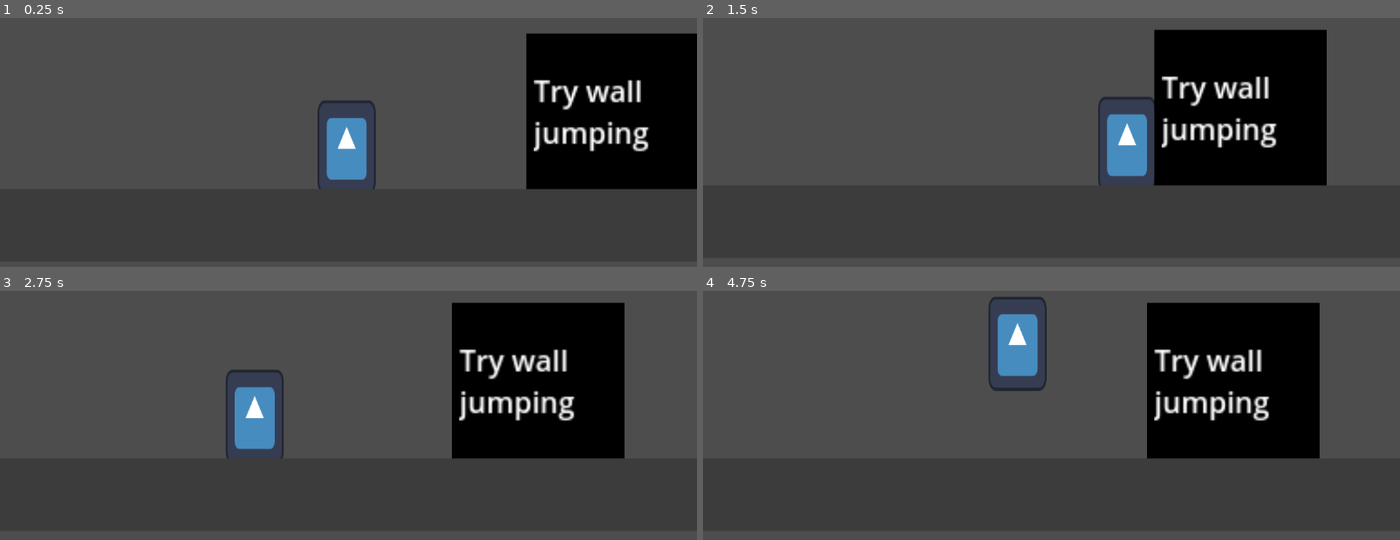
Above: before the commit, frames 1-4 (two rows, left to right).
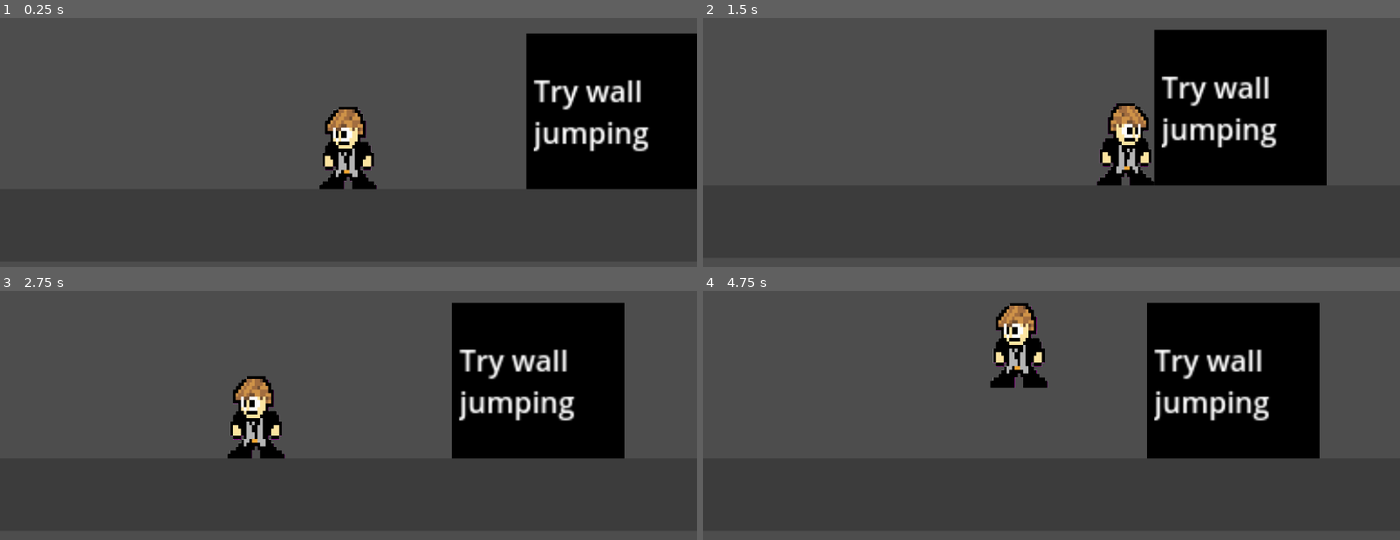
Above: after the commit, the same moments.

Repository: Joogensen/Lumen-Essense
Game: Godot game, scene res://Scenes/main.tscn
Two runs of this game, one before a commit and one after it. Both use one fixed random seed, a clock stepped at 60 frames per second and the inputs below. The engine's default icon, where the game draws it, is replaced by a stand-in: a white triangle on a blue panel in a dark square.
Inputs:
- Up to frame 1 (0.25 s): no input
- Up to frame 2 (1.5 s): hold Right (right) from 0.53 s (still down); tap Space (jump) at 0.77 s
- Up to frame 3 (2.75 s): tap Space (jump) at 1.52 s; release Right (right) at 2.03 s; hold Left (left) from 2.03 s (still down)
- Up to frame 4 (4.75 s): release Left (left) at 2.78 s; hold Right (right) 2.78-4.28 s; tap Space (jump) at 3.02, 3.77, 4.52 s; hold Left (left) from 4.28 s (still down)

The runs differ from the first frame. In frame 1, 2.3% of the frame differs, in the area x 45-55%, y 33-69%; in frame 2, 2.2%; in frame 3, 2.2%; in frame 4, 2.5%, in the area x 40-50%, y 2-41%.

Commit message:
Feature/flip_character

Diff:
--- a/Scenes/player.tscn
+++ b/Scenes/player.tscn
@@ -1,7 +1,7 @@
 [gd_scene load_steps=4 format=3 uid="uid://bcvwccb8d3v58"]
 
 [ext_resource type="Script" path="res://Scripts/playerController.gd" id="1_mtxti"]
-[ext_resource type="Texture2D" uid="uid://d22okabubkob8" path="res://Sprites/icon.svg" id="1_ogtmh"]
+[ext_resource type="Texture2D" uid="uid://cy0p6e46eo7lu" path="res://Sprites/Screenshot_2025-02-12_135822.png" id="2_dqeed"]
 
 [sub_resource type="RectangleShape2D" id="RectangleShape2D_yynyd"]
 size = Vector2(31, 47)
@@ -14,6 +14,6 @@
 shape = SubResource("RectangleShape2D_yynyd")
 
 [node name="Sprite2D" type="Sprite2D" parent="."]
-position = Vector2(-1, 3.8147e-06)
-scale = Vector2(0.25, 0.40625)
-texture = ExtResource("1_ogtmh")
+position = Vector2(-1, 0.668947)
+scale = Vector2(0.125, 0.163799)
+texture = ExtResource("2_dqeed")
--- a/Scripts/playerController.gd
+++ b/Scripts/playerController.gd
@@ -1,5 +1,4 @@
 extends CharacterBody2D
-
 
 @export var walk_speed = 150.0
 @export_range(0,1) var acceleration = 0.1
@@ -24,8 +23,10 @@
 	# Get the input direction and handle the movement/deceleration.
 	# As good practice, you should replace UI actions with custom gameplay actions.
 	var direction := Input.get_axis("left", "right")
+
 	if direction:
 		velocity.x = move_toward(velocity.x, direction * walk_speed, walk_speed * acceleration)
+		$Sprite2D.flip_h = (direction > 0)
 	else:
 		velocity.x = move_toward(velocity.x, 0, walk_speed * deceleration)
 
Binary file added: Sprites/Screenshot_2025-02-12_135822.png
Not shown, added: Sprites/Screenshot_2025-02-12_135822.png.import
